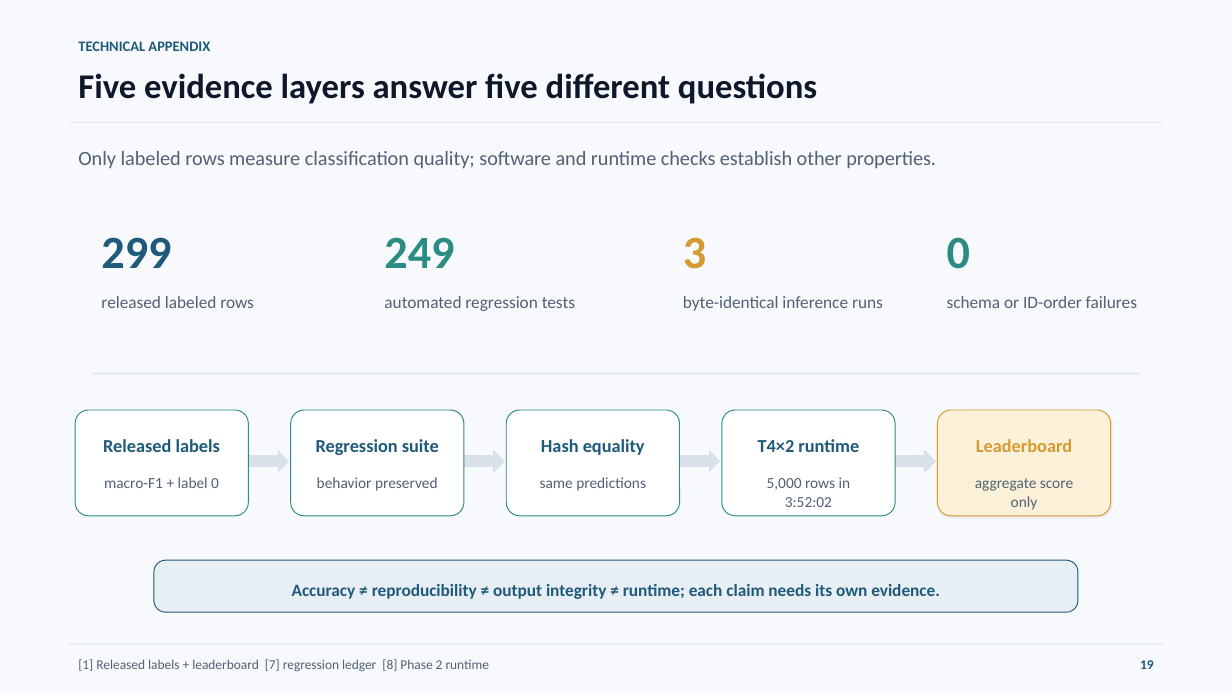
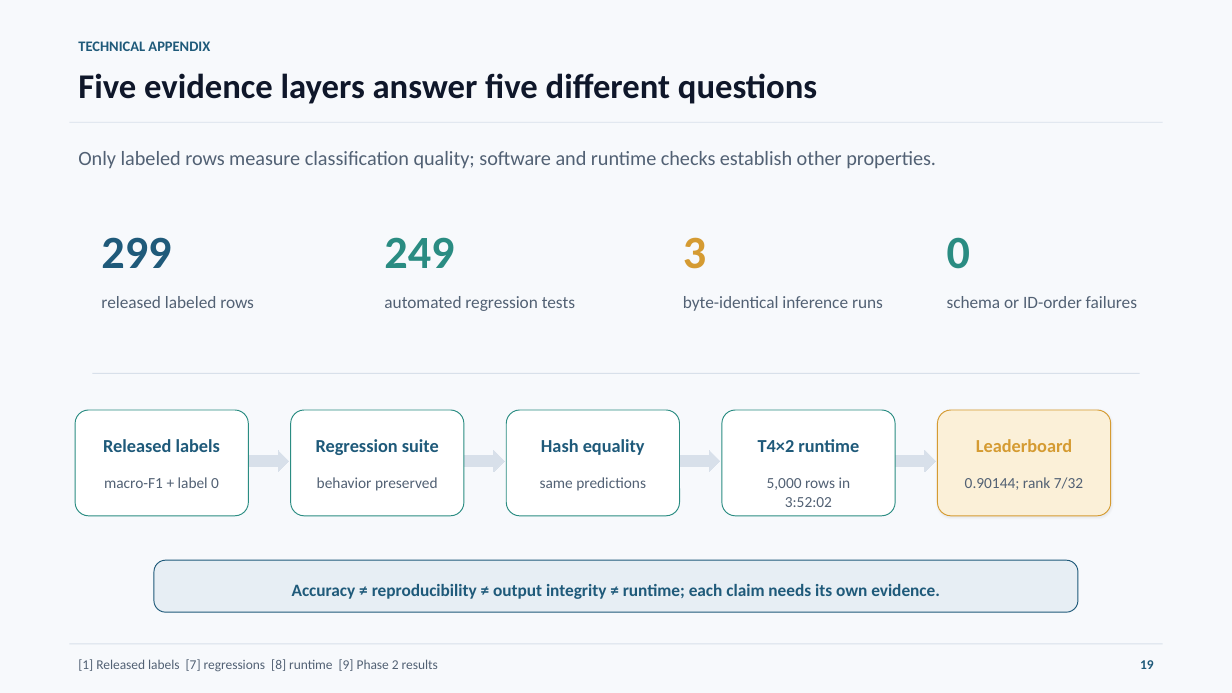
Before and after one commit to Seyamalam/bengali-hallucination-v91-submission, a slide deck: slide 19 of presentation/Huntrix_Final_Presentation_20_Slides.pptx. Drawn at 1232x693 pixels with LibreOffice and Linux fonts; fonts in the diff are those of the drawing. Boxes give left, top, right and bottom in pixels: in the first picture for what was removed or moved away, otherwise in the second. Text is boxed around its words. In the diff, an @@ line names an element or a change of style, - is before the commit and + after.

Commit message:
add official Phase 2 result to report and presentation

```diff
--- a/presentation/Huntrix_Final_Presentation_20_Slides.pptx
+++ b/presentation/Huntrix_Final_Presentation_20_Slides.pptx
@@ text at (965,477,1083,490): text changed @@
-aggregate score only
+0.90144; rank 7/32
@@ text at (78,659,438,672): text changed @@
-[1] Released labels + leaderboard [7] regression ledger [8] Phase 2 runtime
+[1] Released labels [7] regressions [8] runtime [9] Phase 2 results
```
Also in this commit, not shown: 4 other slides changed, 11 other files.
